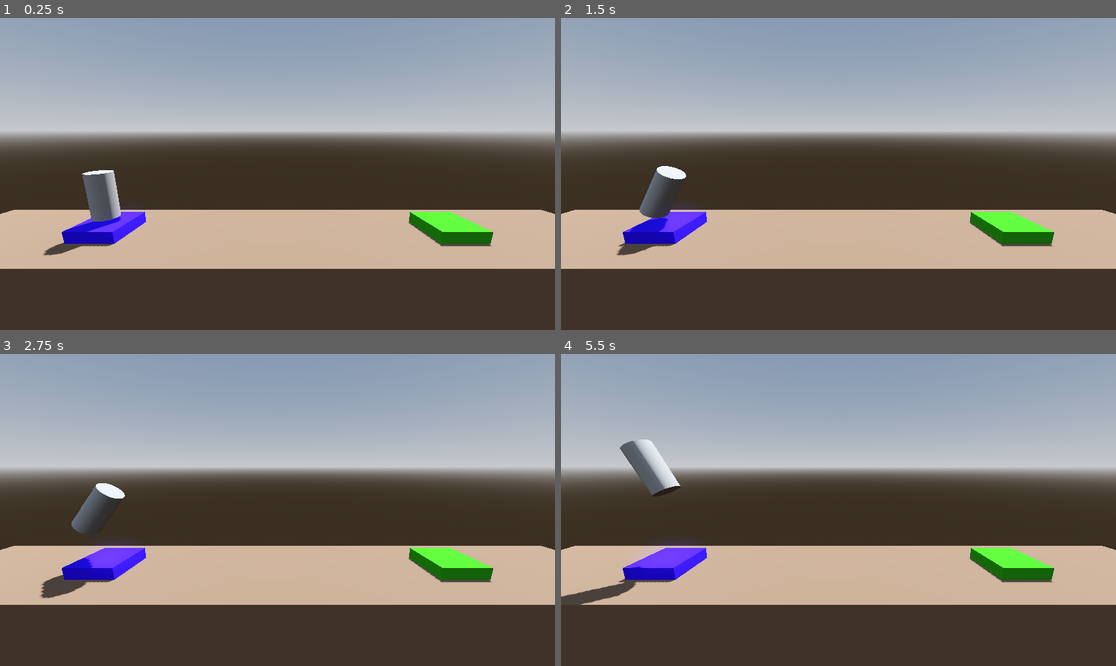
Above: before the commit, frames 1-4 (two rows, left to right).
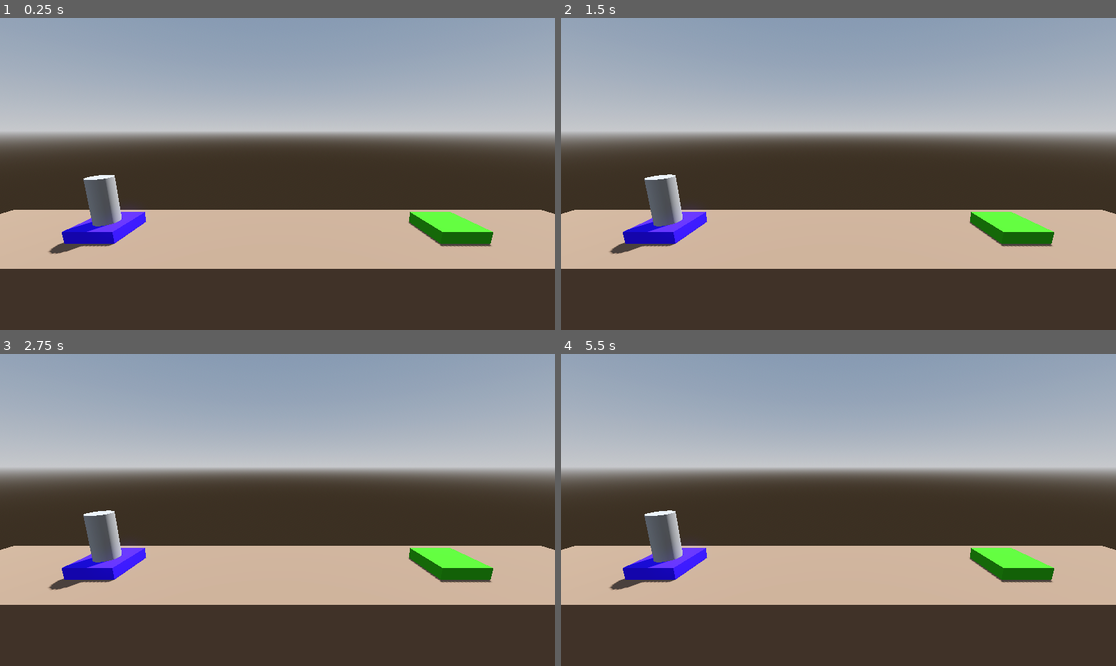
Above: after the commit, the same moments.

Repository: jsonify/rocket
Game: Godot game, scene res://Level/level.tscn
Same seed, same stepped clock (60 frames per second), same inputs: the game is played once before the commit and once after it.
Inputs:
- Up to frame 1 (0.25 s): no input
- Up to frame 2 (1.5 s): tap Enter (ui_accept) at 0.5, 1.35 s; hold Right (ui_right) 0.53-1.28 s; hold Enter (ui_accept) 0.53-1.28 s; hold Left (ui_left) from 1.28 s (still down)
- Up to frame 3 (2.75 s): tap Enter (ui_accept) at 1.52, 1.82 s; release Left (ui_left) at 2.03 s; hold Right (ui_right) from 2.03 s (still down); hold Enter (ui_accept) from 2.03 s (still down)
- Up to frame 4 (5.5 s): release Enter (ui_accept) at 2.78 s; tap Enter (ui_accept) at 2.85, 3.02, 3.32, 4.35, 4.52, 4.82 s; release Right (ui_right) at 3.53 s; hold Enter (ui_accept) 3.53-4.28 s; hold Left (ui_left) from 3.53 s (still down); hold Enter (ui_accept) from 5.03 s (still down)

The runs differ from the first frame. In frame 1, 0.3% of the frame differs, in the area x 7-22%, y 48-77%; in frame 2, 1.1%; in frame 3, 1.7%; in frame 4, 2.3%, in the area x 0-23%, y 27-81%.

Commit message:
finished adding exported variable

Diff:
--- a/Level/level.tscn
+++ b/Level/level.tscn
@@ -24,7 +24,7 @@
 [sub_resource type="StandardMaterial3D" id="StandardMaterial3D_i12aq"]
 albedo_color = Color(0.172104, 0.626135, 1.92523e-07, 1)
 
-[node name="Level" type="Node3D"]
+[node name="Level" type="Node3D" groups=["Hazard"]]
 
 [node name="WorldEnvironment" type="WorldEnvironment" parent="."]
 environment = SubResource("Environment_qm4d4")
@@ -33,7 +33,7 @@
 transform = Transform3D(-0.866025, -0.433013, 0.25, 0, 0.5, 0.866025, -0.5, 0.75, -0.433013, 0, 0, 0)
 shadow_enabled = true
 
-[node name="Floor" type="CSGBox3D" parent="."]
+[node name="Ground" type="CSGBox3D" parent="." groups=["Hazard"]]
 transform = Transform3D(1, 0, 0, 0, 1, 0, 0, 0, 1, 0, -4, 0)
 use_collision = true
 size = Vector3(30, 8, 5)
@@ -41,11 +41,13 @@
 
 [node name="LaunchPad" type="CSGBox3D" parent="."]
 transform = Transform3D(1, 0, 0, 0, 1, 0, 0, 0, 1, -7.5, 0.25, 0)
+use_collision = true
 size = Vector3(2, 0.5, 2)
 material = SubResource("StandardMaterial3D_yh0qi")
 
-[node name="LandingPad" type="CSGBox3D" parent="."]
+[node name="LandingPad" type="CSGBox3D" parent="." groups=["Goal"]]
 transform = Transform3D(1, 0, 0, 0, 1, 0, 0, 0, 1, 7.5, 0.25, 0)
+use_collision = true
 size = Vector3(2, 0.5, 2)
 material = SubResource("StandardMaterial3D_i12aq")
 
@@ -54,3 +56,4 @@
 
 [node name="Player" parent="." instance=ExtResource("1_mu2pi")]
 transform = Transform3D(1, 0, 0, 0, 1, 0, 0, 0, 1, -7.5, 1.7, 0)
+thrust = 3639.28
--- a/player.gd
+++ b/player.gd
@@ -1,14 +1,28 @@
-extends Node3D
+extends RigidBody3D
 
+## How much vertical force to apply when moving.
+@export_range(750.0, 3500.0) var thrust := 1000.0
+@export var torque_thrust := 100.0
 
 # Called every frame. 'delta' is the elapsed time since the previous frame.
 func _process(delta: float) -> void:
-	if Input.is_action_pressed("ui_accept"):
-		print(position.y)
-		position.y += delta
+	if Input.is_action_pressed("boost"):
+		apply_central_force(basis.y * delta * thrust)
 
-	if Input.is_action_pressed("ui_left"):
-		rotate_z(delta)
+	if Input.is_action_pressed("rotate_left"):
+		apply_torque(Vector3(0.0, 0.0, torque_thrust * delta))
 
-	if Input.is_action_pressed("ui_right"):
-		rotate_z(-delta)
+	if Input.is_action_pressed("rotate_right"):
+		apply_torque(Vector3(0.0, 0.0, -torque_thrust * delta))
+
+	if Input.is_action_just_pressed("restart"):
+		get_tree().reload_current_scene()
+
+
+func _on_body_entered(body: Node) -> void:
+	if "Goal" in body.get_groups():
+		print("Winner Winner Chicken Dinner!!")
+
+	if "Hazard" in body.get_groups():
+		get_tree().reload_current_scene()
+		print("YOU LOST IT!")
--- a/player.tscn
+++ b/player.tscn
@@ -1,12 +1,26 @@
-[gd_scene load_steps=3 format=3 uid="uid://pe20ipdc1u1y"]
+[gd_scene load_steps=4 format=3 uid="uid://pe20ipdc1u1y"]
 
 [ext_resource type="Script" path="res://player.gd" id="1_4oxyg"]
 
 [sub_resource type="CylinderMesh" id="CylinderMesh_84202"]
 
-[node name="Player" type="Node3D"]
+[sub_resource type="CylinderShape3D" id="CylinderShape3D_wlxpv"]
+
+[node name="Player" type="RigidBody3D"]
 transform = Transform3D(1, 0, 0, 0, 1, 0, 0, 0, 1, 0, -0.610655, 0)
+axis_lock_linear_z = true
+axis_lock_angular_x = true
+axis_lock_angular_y = true
+contact_monitor = true
+max_contacts_reported = 10
+linear_damp = 1.0
+angular_damp = 3.0
 script = ExtResource("1_4oxyg")
 
 [node name="MeshInstance3D" type="MeshInstance3D" parent="."]
 mesh = SubResource("CylinderMesh_84202")
+
+[node name="CollisionShape3D" type="CollisionShape3D" parent="."]
+shape = SubResource("CylinderShape3D_wlxpv")
+
+[connection signal="body_entered" from="." to="." method="_on_body_entered"]
--- a/project.godot
+++ b/project.godot
@@ -14,3 +14,32 @@
 run/main_scene="res://Level/level.tscn"
 config/features=PackedStringArray("4.3", "Forward Plus")
 config/icon="res://icon.svg"
+
+[display]
+
+window/size/always_on_top=true
+window/size/window_width_override=2304
+window/size/window_height_override=1296
+
+[input]
+
+restart={
+"deadzone": 0.5,
+"events": [Object(InputEventJoypadButton,"resource_local_to_scene":false,"resource_name":"","device":-1,"button_index":3,"pressure":0.0,"pressed":true,"script":null)
+]
+}
+boost={
+"deadzone": 0.5,
+"events": [Object(InputEventJoypadMotion,"resource_local_to_scene":false,"resource_name":"","device":-1,"axis":5,"axis_value":1.0,"script":null)
+]
+}
+rotate_left={
+"deadzone": 0.5,
+"events": [Object(InputEventJoypadMotion,"resource_local_to_scene":false,"resource_name":"","device":-1,"axis":0,"axis_value":-1.0,"script":null)
+]
+}
+rotate_right={
+"deadzone": 0.5,
+"events": [Object(InputEventJoypadMotion,"resource_local_to_scene":false,"resource_name":"","device":-1,"axis":0,"axis_value":1.0,"script":null)
+]
+}
